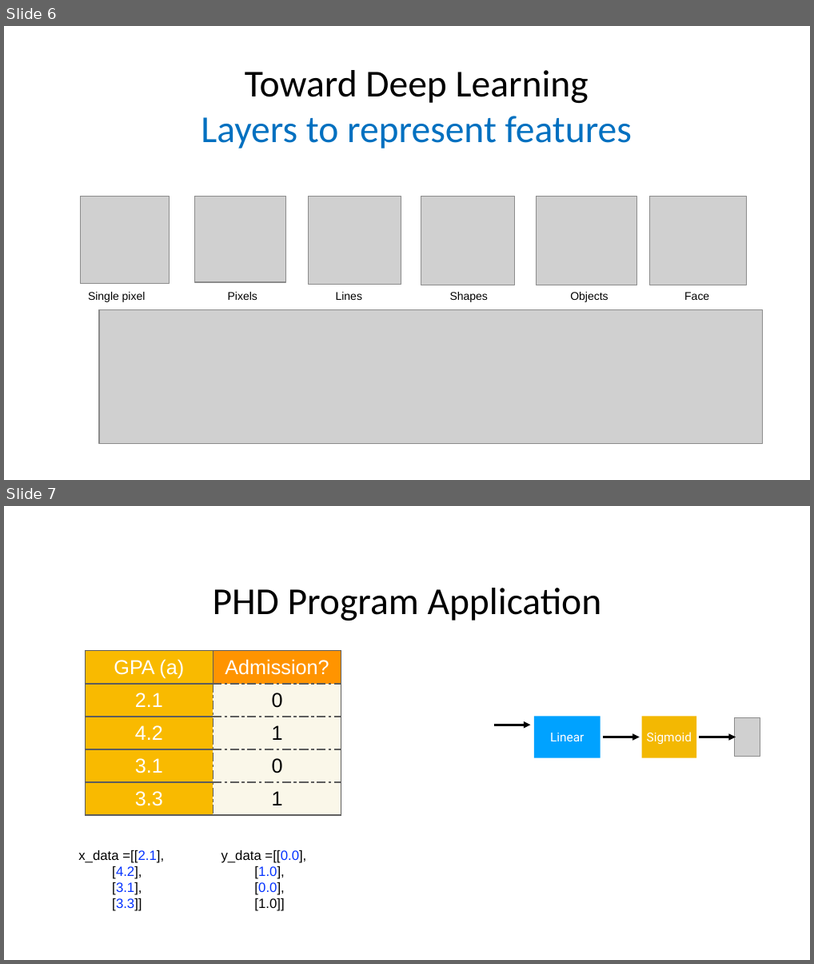
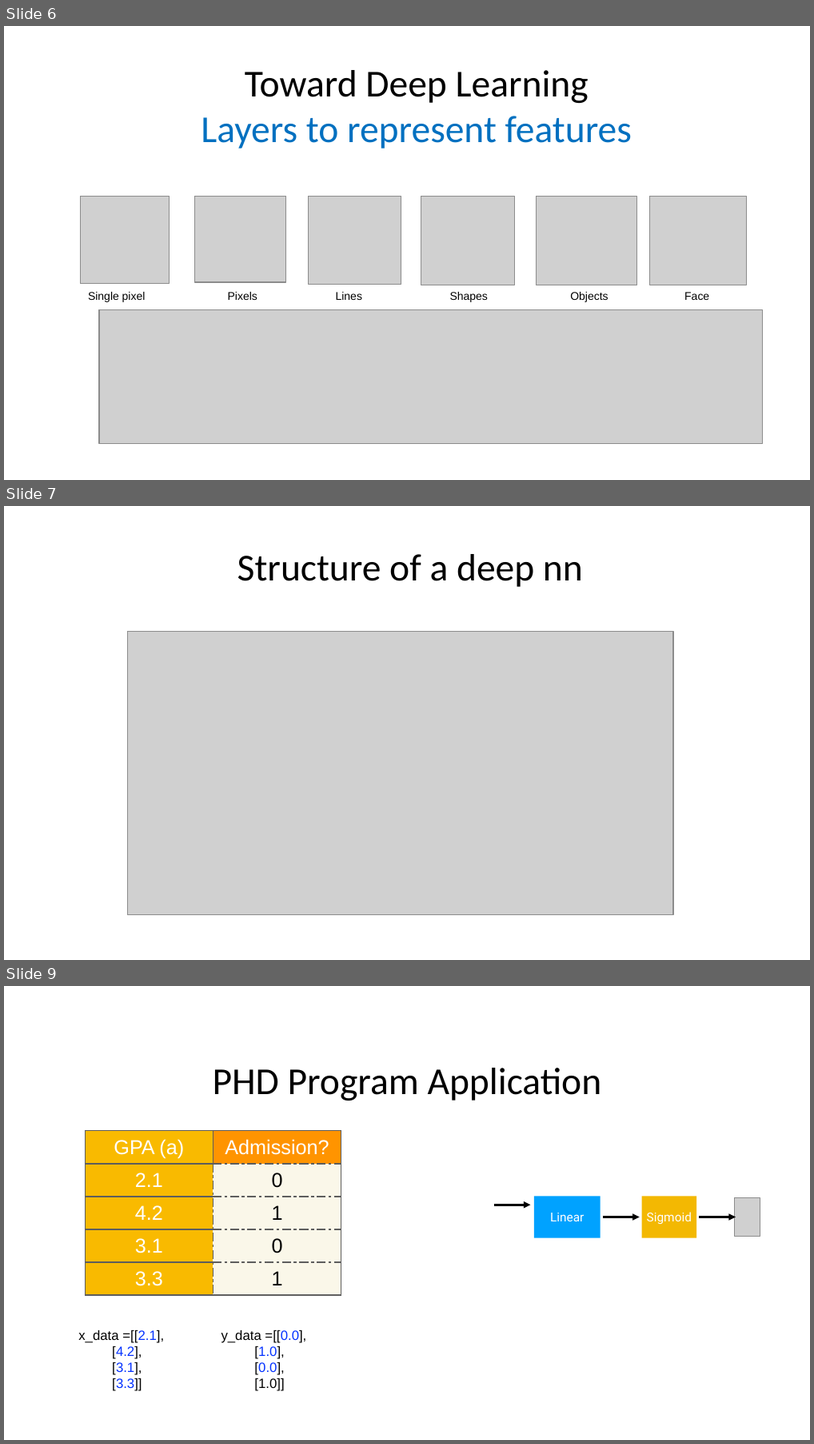
Before and after one commit to joshhu/chtpytorch, a slide deck: slides/Lecture 07_ Wide _ Deep.pptx. Shown one above the other, each under a label of ours: slides 6 and 7 before the commit, slides 6, 7 and 9 after it; the slides between them are not shown. The pictures are 814x964 and 814x1444 pixels, drawn with LibreOffice and Linux fonts; fonts in the diff are those of the drawing; grey boxes stand for pictures; background and template pictures are left out. Boxes give left, top, right and bottom in pixels: in the first picture for what was removed or moved away, otherwise in the second. Text is boxed around its words. In the diff, an @@ line names an element or a change of style, - is before the commit and + after.

Commit message:
slides change

```diff
--- a/slides/Lecture 07_ Wide _ Deep.pptx
+++ b/slides/Lecture 07_ Wide _ Deep.pptx
@@ slide 7 added at [4, 506, 810, 960], background #FFFFFF @@
@@ title added at [238, 554, 583, 587], 34 pt, text #000000 @@
+Structure of a deep nn
@@ picture added at [128, 631, 674, 914] @@
@@ what was slide 7 is now slide 9 @@
```
Also in this commit, not shown: 7 other slides added, 7 other files.
